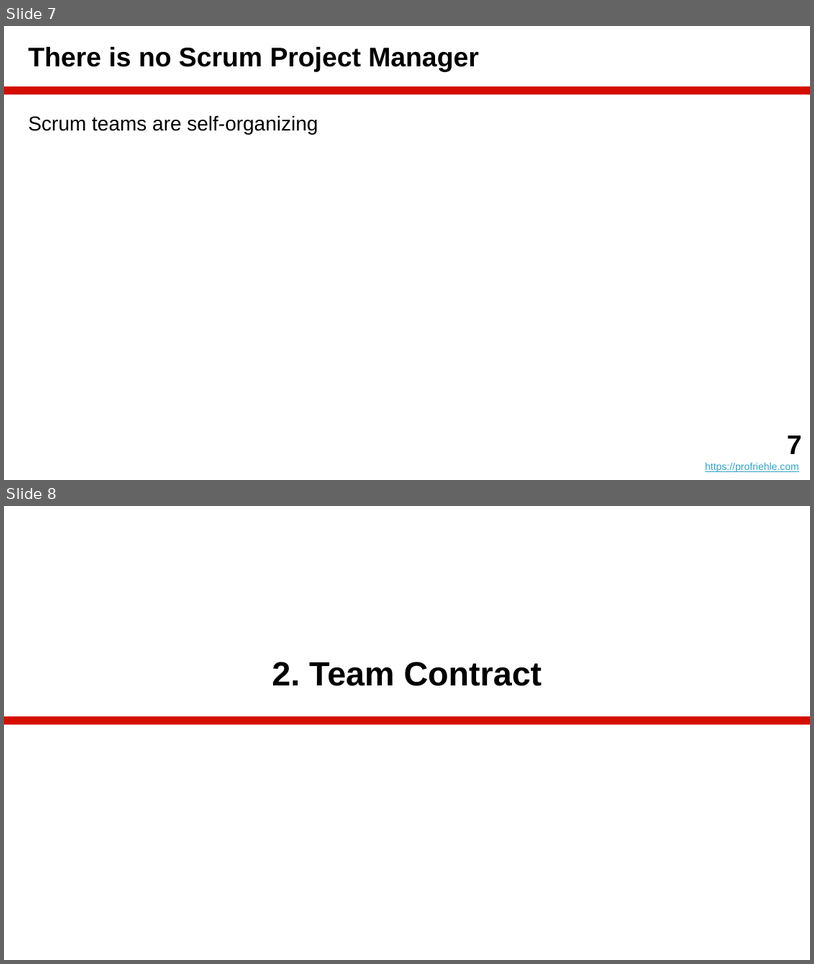
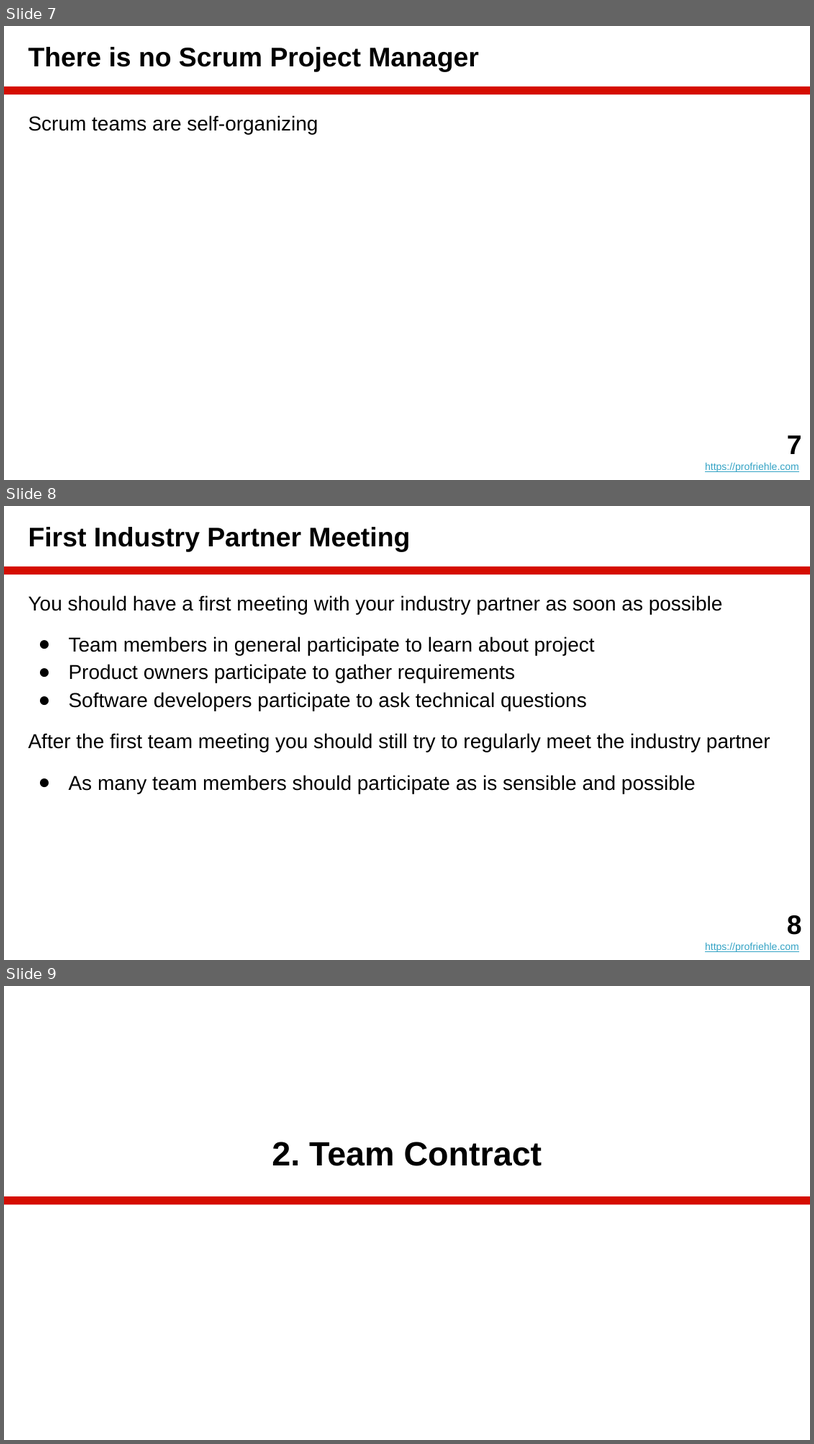
Before and after one commit to dirkriehle/amos-course, a slide deck: Lecture slides/AMOS B01 - Team and Tools.pptx. Shown one above the other, each under a label of ours: slides 7 and 8 before the commit, slides 7, 8 and 9 after it. The pictures are 814x964 and 814x1444 pixels, drawn with LibreOffice and Linux fonts; fonts in the diff are those of the drawing. Boxes give left, top, right and bottom in pixels: in the first picture for what was removed or moved away, otherwise in the second. Text is boxed around its words. In the diff, an @@ line names an element or a change of style, - is before the commit and + after.

```diff
--- a/Lecture slides/AMOS B01 - Team and Tools.pptx
+++ b/Lecture slides/AMOS B01 - Team and Tools.pptx
@@ slide 8 added at [4, 506, 810, 960], background #FFFFFF; not listed: 1 template element that a slide beside it also shows @@
@@ title added at [28, 527, 410, 552], 24 pt, text #000000, bold @@
+First Industry Partner Meeting
@@ text added at [28, 595, 771, 793], 18 pt, text #000000 @@
+You should have a first meeting with your industry partner as soon as possible
+● Team members in general participate to learn about project
+● Product owners participate to gather requirements
+● Software developers participate to ask technical questions
+After the first team meeting you should still try to regularly meet the industry partner
+● As many team members should participate as is sensible and possible
@@ text added at [705, 915, 802, 952], 9 pt, text #34A3C5, underline @@
+8
+https://profriehle.com
@@ what was slide 8 is now slide 9 @@
```
Also in this commit, not shown: 14 other files.
